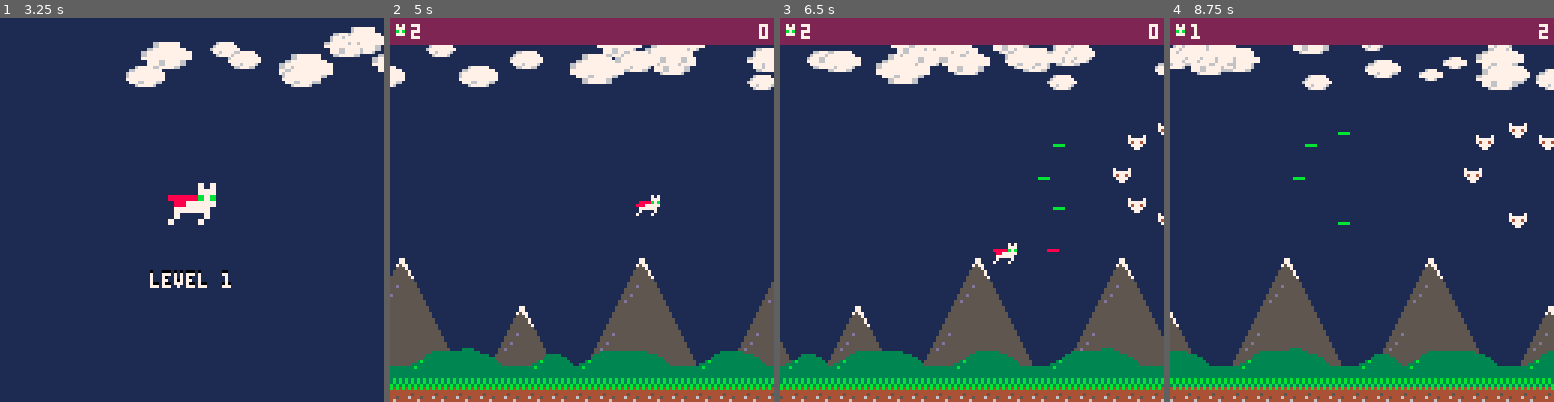
Above: before the commit, frames 1-4 (left to right).
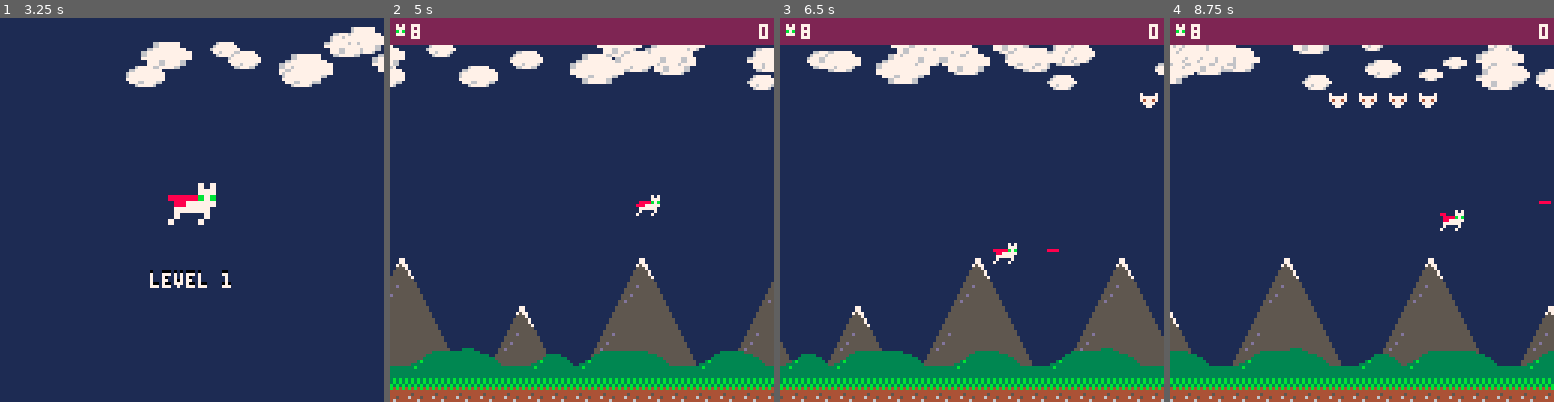
Above: after the commit, the same moments.

Repository: zothynine/picoheads
Game: PICO-8 cartridge catfight.p8
The game is run twice, just before and just after one commit, with the same random seed, the same clock (stepped at 60 frames per second) and the same inputs.
Inputs:
- Up to frame 1 (3.25 s): tap X (X key) at 0.33, 1.07, 1.85, 2.97 s; hold Right 1.6-2.1 s; hold Up 2.15-2.42 s; hold Right 2.47-3.03 s; hold Left from 3.08 s (still down)
- Up to frame 2 (5 s): release Left at 3.58 s; hold Down 3.63-3.97 s; hold Right 4.02-4.68 s; tap X (X key) at 4.08 s; hold Up from 4.73 s (still down)
- Up to frame 3 (6.5 s): release Up at 5.03 s; hold Left 5.08-5.68 s; tap X (X key) at 5.2, 6.32 s; hold Down 5.73-6.03 s; hold Right from 6.08 s (still down)
- Up to frame 4 (8.75 s): release Right at 6.58 s; hold Right 6.63-7.13 s; hold Up 7.18-7.45 s; tap X (X key) at 7.43, 8.55 s; hold Right 7.5-8.07 s; hold Left 8.12-8.62 s; hold Down from 8.67 s (still down)

Frame 1 is identical in both runs. In frame 2, 0.2% of the frame differs, in the area x 0-8%, y 2-14%; in frame 3, 0.6%; in frame 4, 1.7%, in the area x 0-100%, y 1-56%.

Commit message:
Episode 16

Diff:
--- a/catfight.p8
+++ b/catfight.p8
@@ -37,6 +37,7 @@
     plxb2_x=128,
   }
 
+  -- DIE ASCII!
   ascii={
     x=56,
     y=55,
@@ -46,7 +47,7 @@
     h=7,
     shots={},
     collided=false,
-    lives=2,
+    lives=8,
     cape={9,10,13},
     cooldwn=900,
     cdtim=900
@@ -62,6 +63,8 @@
   swarms={
     line4={{0,0},{10,0},{20,0},{30,0}},
     line6={{0,0},{10,0},{20,0},{30,0},{40,0},{50,0}},
+    stack3={{0,0},{0,10},{0,-10}},
+    stack5={{0,0},{0,10},{0,20},{0,-10},{0,-20}},
     tri_s={{0,0},{10,-5},{10,5},{20,-10},{20,0},{20,10}},
     tri_l={{0,0},{10,-5},{10,5},{20,-10},{20,0},{20,10},{30,-15},{30,-5},{30,5},{30,15}},
     circle={name="circle",r=15,n=8,a=0.125}
@@ -70,33 +73,125 @@
   levels={
     {
       {tim="0:3:0",
-        swarm=swarms.circle,
+        swarm=swarms.line4,
         e_type=enemy_types.mouse,
         path="linear",
+        x=127,
+        y=25,
+        count=#swarms.line4,
+        dirty=false,
+        enemies={}},
+      {tim="0:6:0",
+        swarm=swarms.line4,
+        e_type=enemy_types.mouse,
+        path="linear",
+        x=127,
+        y=100,
+        count=#swarms.line4,
+        dirty=false,
+        enemies={}},
+      {tim="0:9:0",
+        swarm=swarms.line4,
+        e_type=enemy_types.mouse,
+        path="linear",
+        x=127,
+        y=40,
+        count=#swarms.line4,
+        dirty=false,
+        enemies={}},
+      {tim="0:9:0",
+        swarm=swarms.line4,
+        e_type=enemy_types.mouse,
+        path="linear",
+        x=127,
+        y=80,
+        count=#swarms.line4,
+        dirty=false,
+        enemies={}},
+      {tim="0:11:0",
+        swarm=swarms.tri_s,
+        e_type=enemy_types.mouse,
+        path="linear",
+        x=127,
+        y=60,
+        shots={iv=0},
+        count=#swarms.tri_s,
+        dirty=false,
+        enemies={}},
+      {tim="0:15:0",
+        swarm=swarms.circle,
+        e_type=enemy_types.rat,
+        path="linear",
         x=128,
-        y=50,
-        shots={iv=0},
+        y=60,
         count=swarms.circle.n,
         dirty=false,
         enemies={}},
-      {tim="0:6:0",
-        swarm=swarms.tri_l,
+      {tim="0:15:0",
+        swarm=swarms.line6,
         e_type=enemy_types.rat,
         path="wave",
         x=128,
-        y=50,
+        y=30,
         shots={iv=0},
-        count=#swarms.tri_l,
-        dirty=false,
-        enemies={}},
-      {tim="0:9:0",
+        count=#swarms.line6,
+        dirty=false,
+        enemies={}},
+      {tim="0:15:0",
+        swarm=swarms.line6,
+        e_type=enemy_types.rat,
+        path="wave",
+        x=128,
+        y=90,
+        shots={iv=0},
+        count=#swarms.line6,
+        dirty=false,
+        enemies={}},
+      {tim="0:30:0",
+        swarm=swarms.line6,
+        e_type=enemy_types.mouse,
+        path="slope",
+        x=128,
+        y=25,
+        shots={iv=0},
+        count=#swarms.line6,
+        dirty=false,
+        enemies={}},
+      {tim="0:36:0",
         swarm=swarms.tri_s,
         e_type=enemy_types.mouse,
         path="circle",
         x=128,
         y=40,
+        count=#swarms.tri_s,
+        dirty=false,
+        enemies={}},
+      {tim="0:42:0",
+        swarm=swarms.stack3,
+        e_type=enemy_types.mouse,
+        path="linear",
+        x=128,
+        y=60,
+        count=#swarms.stack3,
+        dirty=false,
+        enemies={}},
+      {tim="0:42:30",
+        swarm=swarms.stack5,
+        e_type=enemy_types.rat,
+        path="linear",
+        x=128,
+        y=60,
+        count=#swarms.stack5,
+        dirty=false,
+        enemies={}},
+      {tim="0:45:0",
+        swarm=swarms.circle,
+        e_type=enemy_types.rat,
+        path="linear",
+        x=128,
+        y=60,
         shots={iv=0},
-        count=#swarms.tri_s,
+        count=swarms.circle.n,
         dirty=false,
         enemies={}}
     }
@@ -230,7 +325,7 @@
     ascii.x=mid(0,ascii.x+1,120)
   elseif btn(2) then
     --oben ⬆️
-    ascii.y=mid(0,ascii.y-1,127)
+    ascii.y=mid(ui_h+1,ascii.y-1,127)
   elseif btn(3) then
     --unten ⬇️
     ascii.y=mid(0,ascii.y+1,121)
@@ -350,7 +445,7 @@
 end
 
 function update_enemies()
-  for i=1,#enemy_waves do
+  for i=#enemy_waves,1,-1 do
     local _w=enemy_waves[i]
     local _dirty = _w.dirty
     for j=#_w.enemies,1,-1 do
@@ -361,7 +456,7 @@
         if _e.x+_e.w<0 then
           delete_enemy(_w,_e)
         end
-        if (not _dirty and _w.x>70) _w.x-=0.1
+        if (not _dirty and _w.x>70) _w.x-=0.5
         _e.x=_w.x+_w.swarm.r*cos(_e.a)
         _e.y=_w.y+_w.swarm.r*sin(_e.a)
         if _w.x<=70 then
@@ -373,20 +468,20 @@
         if _e.x+_e.w<0 then
           delete_enemy(_w,_e)
         end
-        if (not _dirty) _w.x-=0.1
+        if (not _dirty) _w.x-=0.5
         _e.x=_w.x+_w.swarm[_e.si][1]
       elseif _w.path=="wave" then
         if (_e.x+_e.w<0) delete_enemy(_w,_e)
-        if (not _dirty) _w.x-=0.05
+        if (not _dirty) _w.x-=0.5
         local _wave_y=_w.y+(sin(_w.x/12)*10)
         _e.x=_w.x+_w.swarm[_e.si][1]
         _e.y=_wave_y+_w.swarm[_e.si][2]
       elseif _w.path=="slope" then
         if (_e.x+_e.w<0) delete_enemy(_w,_e)
         if _w.x<97 and _w.x>30 and _w.y<87 then
-          if (not _dirty) _w.y+=0.08
+          if (not _dirty) _w.y+=0.4
         end
-        if (not _dirty) _w.x-=0.05
+        if (not _dirty) _w.x-=0.5
         _e.x=_w.x+_w.swarm[_e.si][1]
         _e.y=_w.y+_w.swarm[_e.si][2]
       elseif _w.path=="circle" then
@@ -456,7 +551,7 @@
   for i=#clouds,1,-1 do
     local _cloud=clouds[i]
     _cloud.x-=_cloud.dx
-    if (_cloud.x < -8) del(clouds,_cloud)
+    if (_cloud.x < (-8*_cloud.scl)) del(clouds,_cloud)
   end
 
   tim.next_cloud-=1
Not shown, added: catfight.bin/catfight.app/Contents/Frameworks/SDL2.framework/Versions/A/SDL2
Not shown, added: catfight.bin/catfight.app/Contents/Info.plist
Not shown, added: catfight.bin/catfight.app/Contents/MacOS/catfight
Not shown, added: catfight.bin/catfight.app/Contents/MacOS/data.pod
Not shown, added: catfight.bin/catfight.app/Contents/Resources/catfight.icns
Not shown, added: catfight.bin/linux/catfight
Not shown, added: catfight.bin/linux/catfight.png
Not shown, added: catfight.bin/linux/data.pod
Not shown, added: catfight.bin/windows/SDL2.dll
Not shown, added: catfight.bin/windows/catfight.exe
Not shown, added: catfight.bin/windows/data.pod
Not shown, added: catfight.html
(and 1 more such lines)
